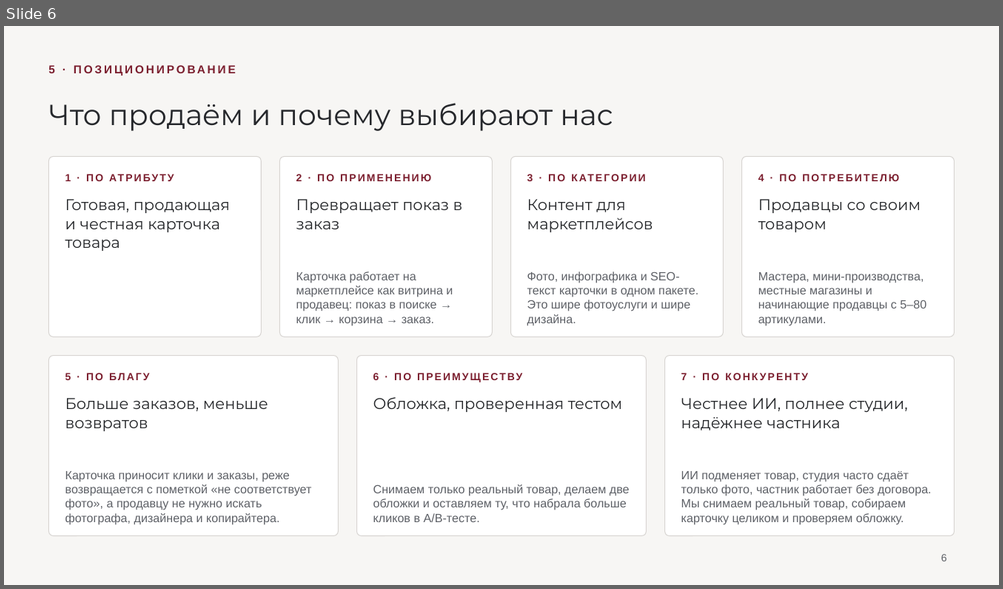
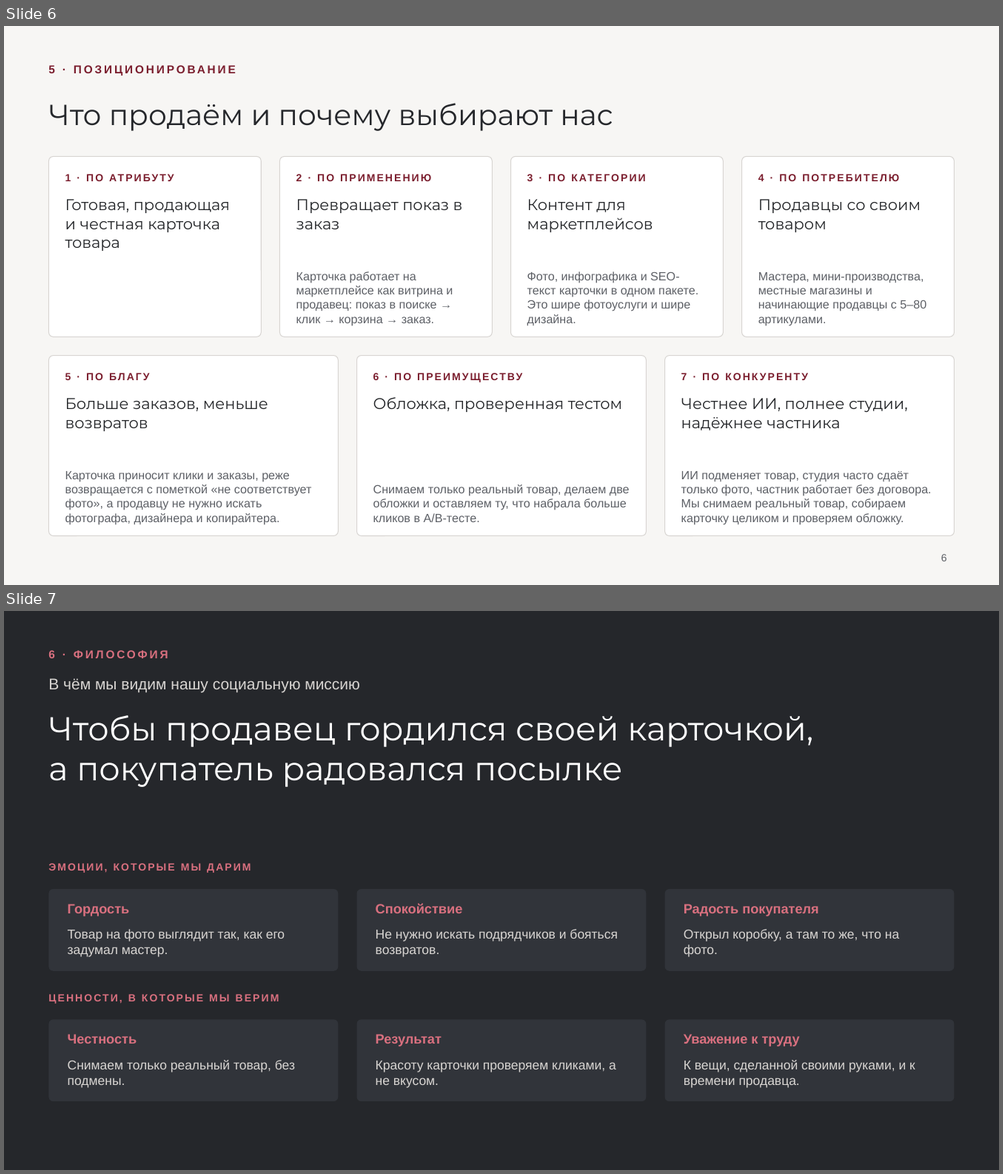
Before and after one commit to frnjuo/brand-photo-studio-, a slide deck: Презентация (редактируемая).pptx. Shown one above the other, each under a label of ours: slide 6 before the commit, slides 6 and 7 after it. The pictures are 1003x589 and 1003x1174 pixels, drawn with LibreOffice and Linux fonts; fonts in the diff are those of the drawing. Boxes give left, top, right and bottom in pixels: in the first picture for what was removed or moved away, otherwise in the second. Text is boxed around its words. In the diff, an @@ line names an element or a change of style, - is before the commit and + after.

```diff
--- a/Презентация (редактируемая).pptx
+++ b/Презентация (редактируемая).pptx
@@ slide 7 added at [4,611,999,1170], background #25272B @@
@@ text added at [48,650,168,658], 11 pt, text #D9707F, bold @@
+6 · ФИЛОСОФИЯ
@@ text added at [48,678,360,693], 15 pt, text #D8D5D2 @@
+В чём мы видим нашу социальную миссию
@@ text added at [48,715,813,787], 32 pt, text #FFFFFF @@
+Чтобы продавец гордился своей карточкой, а покупатель радовался посылке
@@ text added at [48,863,250,873], 10 pt, text #D9707F, bold @@
+ЭМОЦИИ, КОТОРЫЕ МЫ ДАРИМ
@@ rounded rectangle added at [48,889,338,971], fill #31343A @@
@@ rounded rectangle added at [357,889,646,971], fill #31343A @@
@@ rounded rectangle added at [665,889,955,971], fill #31343A @@
@@ text added at [68,904,130,917], 13 pt, text #D9707F, bold @@
+Гордость
@@ text added at [375,903,463,914], 13 pt, text #D9707F, bold @@
+Спокойствие
@@ text added at [683,904,818,917], 13 pt, text #D9707F, bold @@
+Радость покупателя
@@ text added at [68,929,284,957], 12.5 pt, text #D8D5D2 @@
+Товар на фото выглядит так, как его задумал мастер.
@@ text added at [375,929,617,957], 12.5 pt, text #D8D5D2 @@
+Не нужно искать подрядчиков и бояться возвратов.
@@ text added at [683,929,899,957], 12.5 pt, text #D8D5D2 @@
+Открыл коробку, а там то же, что на фото.
@@ text added at [48,994,279,1004], 10 pt, text #D9707F, bold @@
+ЦЕННОСТИ, В КОТОРЫЕ МЫ ВЕРИМ
@@ rounded rectangle added at [48,1020,338,1102], fill #31343A @@
@@ rounded rectangle added at [357,1020,646,1102], fill #31343A @@
@@ rounded rectangle added at [665,1020,955,1102], fill #31343A @@
@@ text added at [68,1034,137,1044], 13 pt, text #D9707F, bold @@
+Честность
@@ text added at [375,1034,441,1047], 13 pt, text #D9707F, bold @@
+Результат
@@ text added at [683,1034,800,1047], 13 pt, text #D9707F, bold @@
+Уважение к труду
@@ text added at [68,1060,295,1088], 12.5 pt, text #D8D5D2 @@
+Снимаем только реальный товар, без подмены.
@@ text added at [375,1061,616,1088], 12.5 pt, text #D8D5D2 @@
+Красоту карточки проверяем кликами, а не вкусом.
@@ text added at [683,1060,915,1088], 12.5 pt, text #D8D5D2 @@
+К вещи, сделанной своими руками, и к времени продавца.
```
Also in this commit, not shown: 1 slide removed, 3 other files.
